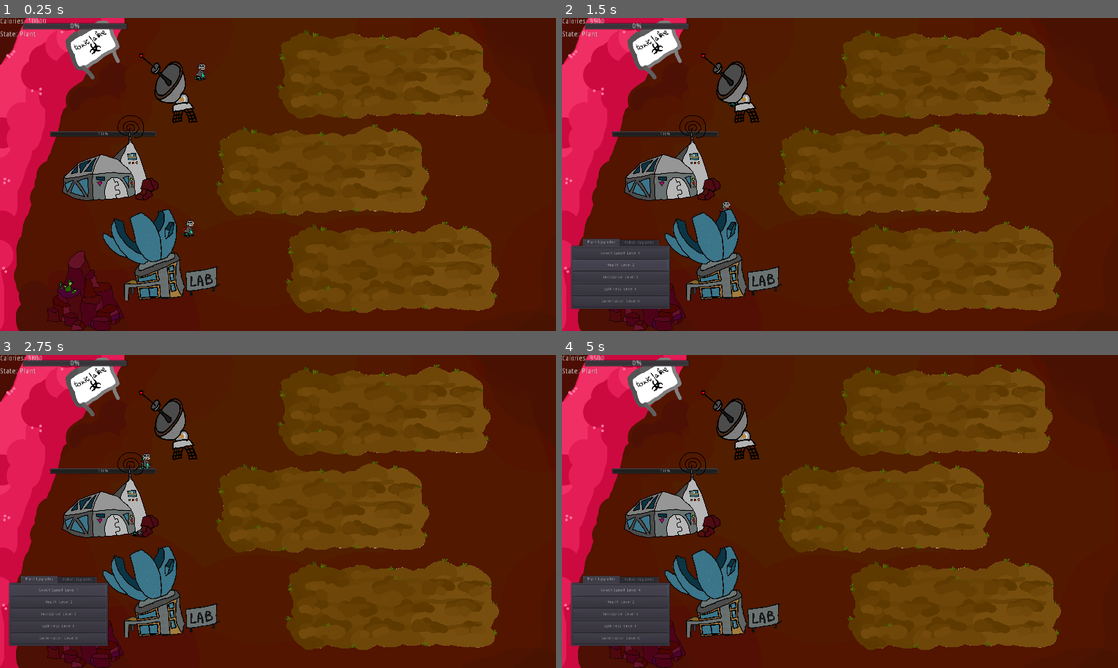
Above: before the commit, frames 1-4 (two rows, left to right).
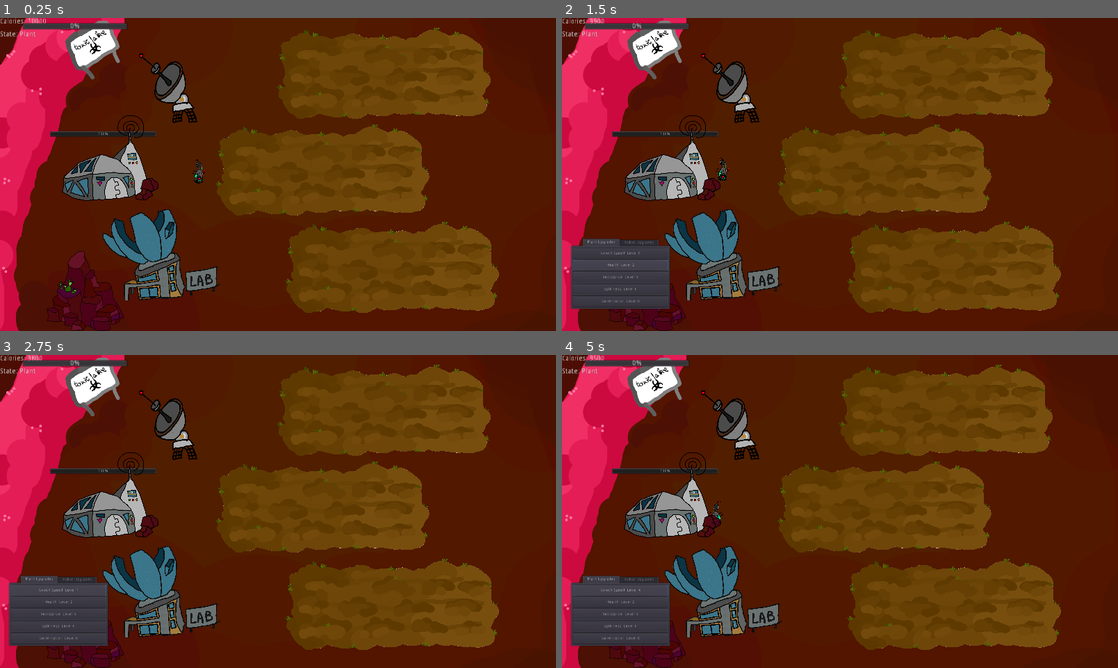
Above: after the commit, the same moments.

Repository: RobertKajnak/NoControlGMTK
Game: Godot game, scene res://src/scenes/Garden.tscn
The game is run twice, just before and just after one commit, with the same random seed, the same clock (stepped at 60 frames per second) and the same inputs.
Inputs (mouse positions are in pixels of both pictures, inside the frame that each line leads up to):
- Up to frame 1 (0.25 s): no input
- Up to frame 2 (1.5 s): tap Enter at 0.5 s; move the mouse to (717, 265) at 0.52 s; click (717, 265) at 0.67 s; click "Health: Level 1" at 1.25 s
- Up to frame 3 (2.75 s): click "Gowth Speed: Level 0" at 2 s
- Up to frame 4 (5 s): click "Gowth Speed: Level 1" at 2.75 s; click "Gowth Speed: Level 2" at 3.5 s; click "Gowth Speed: Level 3" at 4.25 s

The runs differ from the first frame. In frame 1, 0.2% of the frame differs, in the area x 32-38%, y 13-70%; in frame 2, 0.1%; in frame 3, less than 0.1%; in frame 4, less than 0.1%.

Commit message:
Robot animation

Diff:
--- a/src/scenes/Garden.tscn
+++ b/src/scenes/Garden.tscn
@@ -77,10 +77,7 @@
 script = ExtResource( 10 )
 
 [node name="Robot" parent="." instance=ExtResource( 12 )]
-position = Vector2( 709, 172 )
-
-[node name="Robot2" parent="." instance=ExtResource( 12 )]
-position = Vector2( 667, 743 )
+position = Vector2( 709, 534 )
 
 [node name="Base" parent="." instance=ExtResource( 2 )]
 
--- a/src/scenes/Robot.gd
+++ b/src/scenes/Robot.gd
@@ -11,6 +11,9 @@
 
 func _process(delta):
 	$Confusion.visible = false
+	var old_x = position.x
+	var old_y = position.y
+
 	match Global.action_state:
 		"Nothing": pass
 		"Plant":
@@ -35,6 +38,69 @@
 		var unrecognized:
 			print("Unrecognized action state: " + str (unrecognized))
 
+	var new_x = position.x
+	var new_y = position.y
+
+	$Robot_E.visible = false
+	$Robot_N.visible = false
+	$Robot_S.visible = false
+	$Robot_SE.visible = false
+	$Robot_NE.visible = false
+
+	var biggest = max(abs(old_x - new_x), abs(old_y - new_y))
+	var movement_vector = Vector2(old_x - new_x, old_y - new_y)
+
+	var e = Vector2(biggest, 0)
+	var se = Vector2(biggest, biggest)
+	var s = Vector2(0, biggest)
+	var sw = Vector2(-biggest, biggest)
+	var w = Vector2(-biggest, 0)
+	var nw = Vector2(-biggest, -biggest)
+	var n = Vector2(0, -biggest)
+	var ne = Vector2(biggest, -biggest)
+
+	var closest = s
+	var closest_dist = 100
+	var list = [e, se, s, sw, w, nw, n, ne]
+	for dir in list:
+		if movement_vector.distance_to(dir) < closest_dist:
+			closest_dist = movement_vector.distance_to(dir)
+			closest = dir
+
+	if closest == se:
+		#print("True NW")
+		$Robot_NE.flip_h = true
+		$Robot_NE.visible = true
+	elif closest == ne:
+		#print("NE")
+		$Robot_SE.flip_h = true
+		$Robot_SE.visible = true
+	elif closest == e:
+		#print("True E")
+		$Robot_E.flip_h = true
+		$Robot_E.visible = true
+	elif closest == sw:
+		#print("True NE")
+		$Robot_NE.flip_h = false
+		$Robot_NE.visible = true
+	elif closest == nw:
+		#print("True SE")
+		$Robot_SE.flip_h = false
+		$Robot_SE.visible = true
+	elif closest == w:
+		#print("True E")
+		$Robot_E.flip_h = false
+		$Robot_E.visible = true
+	elif closest == s:
+		#print("True N")
+		$Robot_N.flip_h = false
+		$Robot_N.visible = true
+	else:
+		#print("True S")
+		$Robot_S.flip_h = true
+		$Robot_S.visible = true
+
+
 # TODO need to actually perform the check if it is planted or not
 func get_closest(objects):
 	var best_plant = null
--- a/src/scenes/Robot.tscn
+++ b/src/scenes/Robot.tscn
@@ -1,7 +1,11 @@
-[gd_scene load_steps=4 format=2]
+[gd_scene load_steps=8 format=2]
 
 [ext_resource path="res://src/scenes/Robot.gd" type="Script" id=1]
-[ext_resource path="res://assets/robot.png" type="Texture" id=2]
+[ext_resource path="res://assets/robot_n.png" type="Texture" id=2]
+[ext_resource path="res://assets/robot_se.png" type="Texture" id=3]
+[ext_resource path="res://assets/robot_s.png" type="Texture" id=4]
+[ext_resource path="res://assets/robot_e.png" type="Texture" id=5]
+[ext_resource path="res://assets/robot_ne.png" type="Texture" id=6]
 
 [sub_resource type="RectangleShape2D" id=1]
 extents = Vector2( 12, 21 )
@@ -13,10 +17,30 @@
 position = Vector2( 0, -4 )
 shape = SubResource( 1 )
 
-[node name="Sprite" type="Sprite" parent="."]
-position = Vector2( 14.75, -8.25001 )
+[node name="Robot_N" type="Sprite" parent="."]
+position = Vector2( 1.90735e-06, -4 )
 scale = Vector2( 0.0926966, 0.105429 )
 texture = ExtResource( 2 )
+
+[node name="Robot_E" type="Sprite" parent="."]
+position = Vector2( 1.90735e-06, -4 )
+scale = Vector2( 0.0926966, 0.105429 )
+texture = ExtResource( 5 )
+
+[node name="Robot_S" type="Sprite" parent="."]
+position = Vector2( 1.90735e-06, -4 )
+scale = Vector2( 0.0926966, 0.105429 )
+texture = ExtResource( 4 )
+
+[node name="Robot_SE" type="Sprite" parent="."]
+position = Vector2( 1.13687e-13, -4 )
+scale = Vector2( 0.0926966, 0.105429 )
+texture = ExtResource( 3 )
+
+[node name="Robot_NE" type="Sprite" parent="."]
+position = Vector2( 1.13687e-13, -4 )
+scale = Vector2( 0.0926966, 0.105429 )
+texture = ExtResource( 6 )
 
 [node name="Confusion" type="Label" parent="."]
 margin_left = -6.0
Binary file removed: assets/robot.png
Binary file added: assets/robot_e.png
Not shown, added: assets/robot_e.png.import
Binary file added: assets/robot_n.png
Not shown, added: assets/robot_n.png.import
Binary file added: assets/robot_ne.png
Not shown, changed: assets/robot_ne.png.import
Binary file added: assets/robot_s.png
Not shown, added: assets/robot_s.png.import
Binary file added: assets/robot_se.png
Not shown, added: assets/robot_se.png.import
